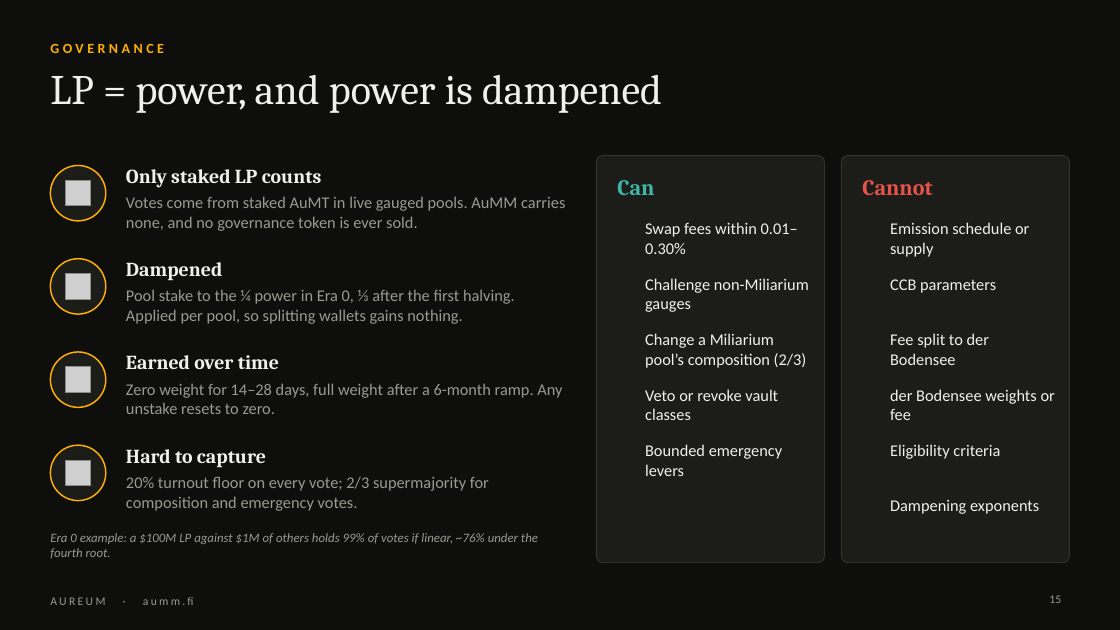
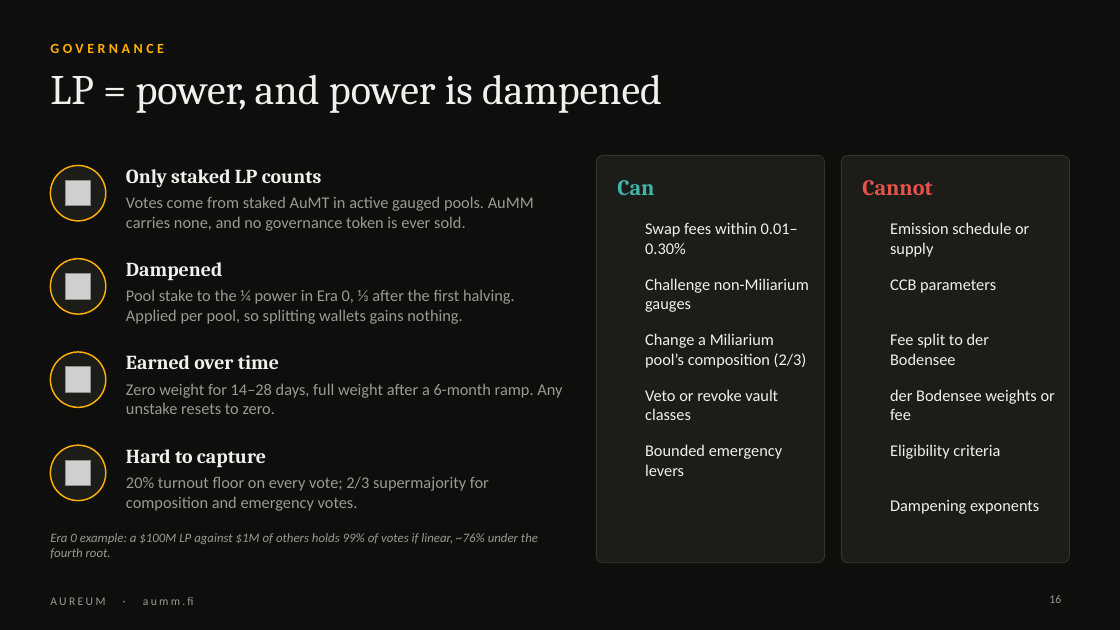
Before and after one commit to aummfi-bit/aumm-site, a slide deck: slide 16 of decks/Aureum_Intro_Nevin.pptx (slide 15 before the commit). Drawn at 1120x630 pixels with LibreOffice and Linux fonts; fonts in the diff are those of the drawing; grey boxes stand for pictures; background and template pictures are left out. Boxes give left, top, right and bottom in pixels: in the first picture for what was removed or moved away, otherwise in the second. Text is boxed around its words. In the diff, an @@ line names an element or a change of style, - is before the commit and + after.

```diff
--- a/decks/Aureum_Intro_Nevin.pptx
+++ b/decks/Aureum_Intro_Nevin.pptx
@@ text at bbox=[126, 196, 534, 231]: text changed @@
-Votes come from staked AuMT in live gauged pools. AuMM carries none, and no governance token is ever sold.
+Votes come from staked AuMT in active gauged pools. AuMM carries none, and no governance token is ever sold.
```
Also in this commit, not shown: 10 other slides changed, 1 slide added, 1 other file.
